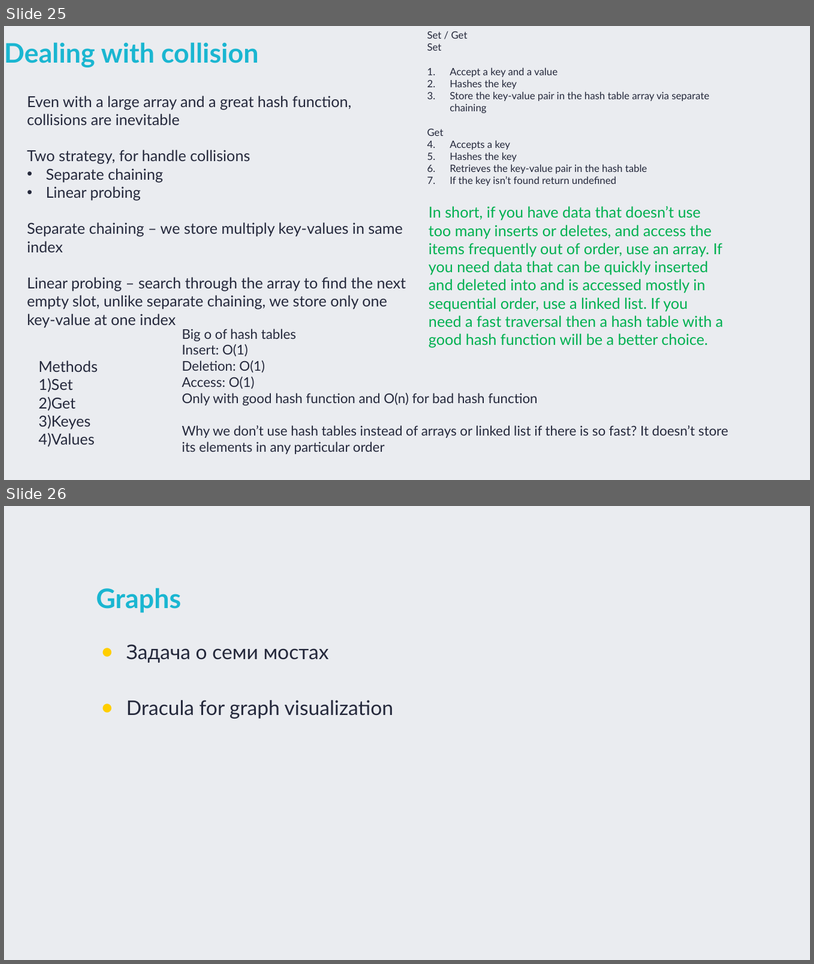
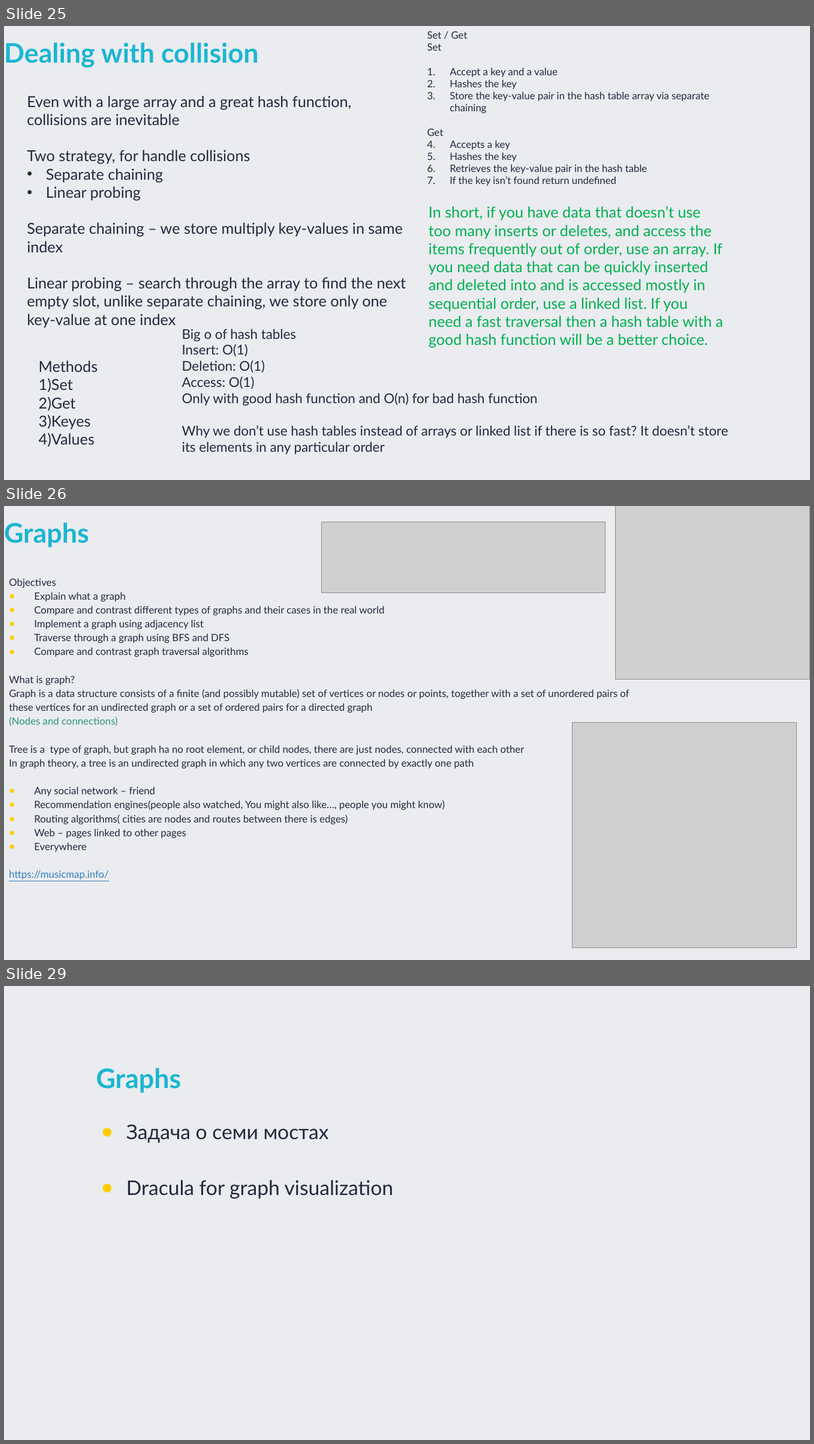
Before and after one commit to TigranVardanyan/Algorithms-and-Data-structures, a slide deck: ds&a.pptx. Shown one above the other, each under a label of ours: slides 25 and 26 before the commit, slides 25, 26 and 29 after it; the slides between them are not shown. The pictures are 814x964 and 814x1444 pixels, drawn with LibreOffice and Linux fonts; fonts in the diff are those of the drawing; grey boxes stand for pictures. Boxes give left, top, right and bottom in pixels: in the first picture for what was removed or moved away, otherwise in the second. Text is boxed around its words. In the diff, an @@ line names an element or a change of style, - is before the commit and + after.

Commit message:
Graphs - add vertex

```diff
--- a/ds&a.pptx
+++ b/ds&a.pptx
@@ slide 26 added at [4,506,810,960], background #EAECF0 @@
@@ title added at [4,522,89,547], 32 pt, text #1AB6D1, bold @@
+Graphs
@@ picture added at [321,522,605,592] @@
@@ picture added at [616,506,810,679] @@
@@ text added at [9,578,629,879], 12 pt, text #24283B @@
+Objectives
+● Explain what a graph
+● Compare and contrast different types of graphs and their cases in the real world
+● Implement a graph using adjacency list
+● Traverse through a graph using BFS and DFS
+● Compare and contrast graph traversal algorithms
+What is graph?
+Graph is a data structure consists of a finite (and possibly mutable) set of vertices or nodes or points, together with a set of unordered pairs of these vertices for an undirected graph or a set of ordered pairs for a directed graph
+(Nodes and connections)
+Tree is a type of graph, but graph ha no root element, or child nodes, there are just nodes, connected with each other
+In graph theory, a tree is an undirected graph in which any two vertices are connected by exactly one path
+● Any social network – friend
+● Recommendation engines(people also watched, You might also like…, people you might know)
+● Routing algorithms( cities are nodes and routes between there is edges)
+● Web – pages linked to other pages
+● Everywhere
+https://musicmap.info/
@@ picture added at [573,723,797,947] @@
@@ what was slide 26 is now slide 29 @@
```
Also in this commit, not shown: 2 other slides added, 3 other files.
